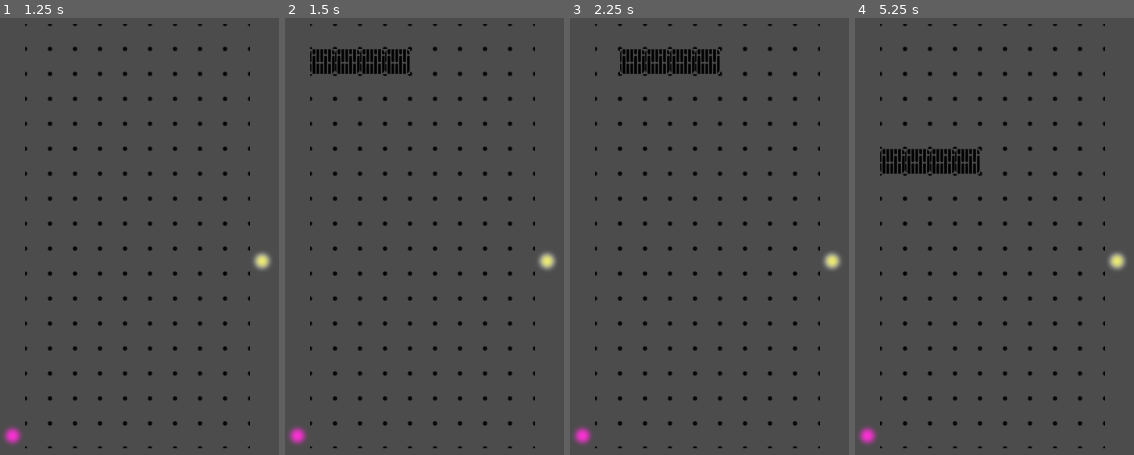
Above: before the commit, frames 1-4 (left to right).
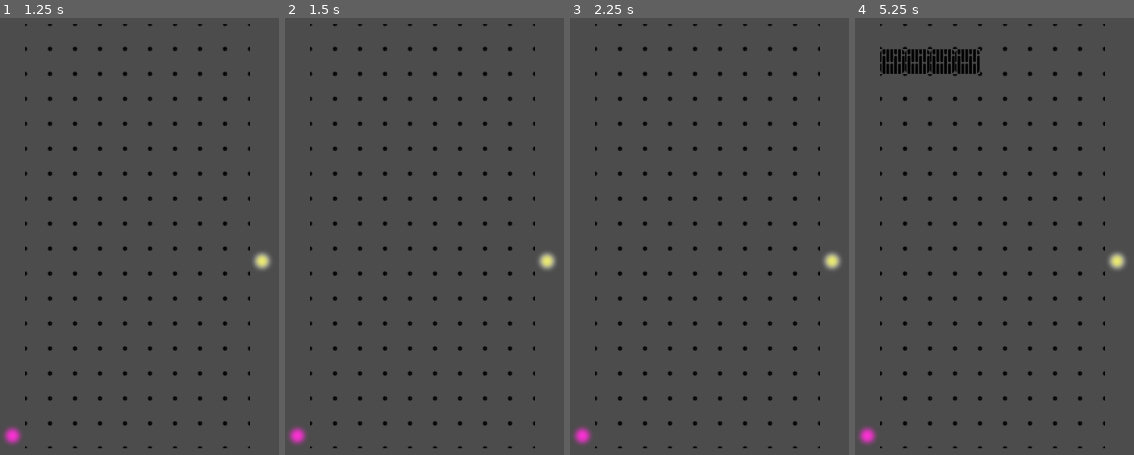
Above: after the commit, the same moments.

Repository: Henry38/Lithotris
Game: Godot game, scene res://scenes/Main.tscn
The game is run twice, just before and just after one commit, with the same random seed, the same clock (stepped at 60 frames per second) and the same inputs.
Inputs (mouse positions are in pixels of both pictures, inside the frame that each line leads up to):
- Up to frame 1 (1.25 s): tap Enter at 0.5 s; move the mouse to (outside the picture) at 0.52 s; hold D (move_right) from 0.53 s (still down); hold Shift (lithography_power_up) from 0.53 s (still down); click (outside the picture) at 0.67 s
- Up to frame 2 (1.5 s): tap Space at 1.25 s; move the mouse to (524, 258) at 1.27 s; release D (move_right) at 1.28 s; release Shift (lithography_power_up) at 1.28 s; hold S (move_down) from 1.28 s (still down); tap Shift (lithography_power_up) at 1.35 s
- Up to frame 3 (2.25 s): tap Enter at 2 s; move the mouse to (outside the picture) at 2.02 s; release S (move_down) at 2.03 s; hold D (move_right) from 2.03 s (still down); hold Shift (lithography_power_up) from 2.03 s (still down)
- Up to frame 4 (5.25 s): tap Space at 2.75, 5 s; move the mouse to (outside the picture) at 2.77 s; release Shift (lithography_power_up) at 2.78 s; tap Shift (lithography_power_up) at 2.85, 4.35 s; click (outside the picture) at 2.92 s; move the mouse to (outside the picture) at 3.52 s; release D (move_right) at 3.53 s; hold Shift (lithography_power_up) 3.53-4.28 s; hold Q (move_left) 3.53-5.03 s; tap Enter at 4.25 s; move the mouse to (1014, 162) at 4.27 s; move the mouse to (outside the picture) at 5.02 s; hold S (move_down) from 5.03 s (still down); hold Shift (lithography_power_up) from 5.03 s (still down); click (outside the picture) at 5.17 s

Frame 1 is identical in both runs. In frame 2, 1.6% of the frame differs, in the area x 8-45%, y 7-13%; in frame 3, 1.6%; in frame 4, 3.1%, in the area x 8-45%, y 7-36%.

Commit message:
fix lythography

Diff:
--- a/scripts/TileMap.gd
+++ b/scripts/TileMap.gd
@@ -35,18 +35,19 @@
 	$timer.connect("timeout", self, "trigger")
 
 func _process(delta):
-	if Input.is_action_just_pressed("rotate_left"):
-		rotate_block(current_block, "left")
-	elif Input.is_action_just_pressed("rotate_right"):
-		rotate_block(current_block, "right")
-
-	if Input.is_action_just_pressed("move_left"):
-		update_block(current_block, Vector2(-1, 0))
-	elif Input.is_action_just_pressed("move_right"):
-		update_block(current_block, Vector2(1, 0))
-
-	if Input.is_action_just_pressed("move_down"):
-		move_block_down(current_block)
+	if not $timer.paused:
+		if Input.is_action_just_pressed("rotate_left"):
+			rotate_block(current_block, "left")
+		elif Input.is_action_just_pressed("rotate_right"):
+			rotate_block(current_block, "right")
+
+		if Input.is_action_just_pressed("move_left"):
+			update_block(current_block, Vector2(-1, 0))
+		elif Input.is_action_just_pressed("move_right"):
+			update_block(current_block, Vector2(1, 0))
+
+		if Input.is_action_just_pressed("move_down"):
+			move_block_down(current_block)
 
 	if display_lithopgraphy_power_up:
 		displayResin()
